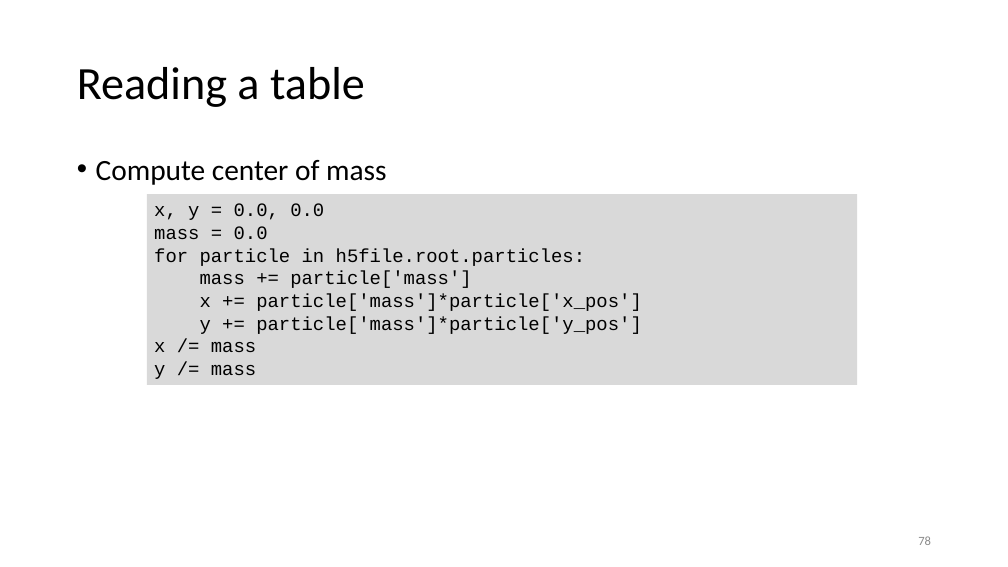
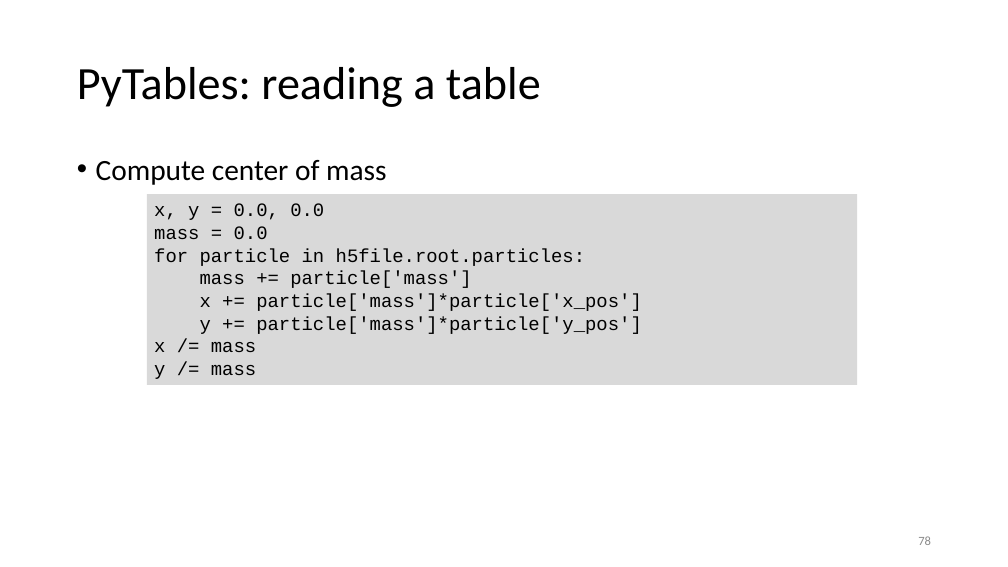
Before and after one commit to gjbex/Scientific-Python, a slide deck: slide 78 of scientific_python.pptx. Drawn at 1008x567 pixels with LibreOffice and Linux fonts; fonts in the diff are those of the drawing. Boxes give left, top, right and bottom in pixels: in the first picture for what was removed or moved away, otherwise in the second. Text is boxed around its words. In the diff, an @@ line names an element or a change of style, - is before the commit and + after.

```diff
--- a/scientific_python.pptx
+++ b/scientific_python.pptx
@@ title at bbox=[77, 67, 541, 107]: text changed @@
-Reading a table
+PyTables: reading a table
```
Also in this commit, not shown: 10 other slides changed, 6 slides added.
